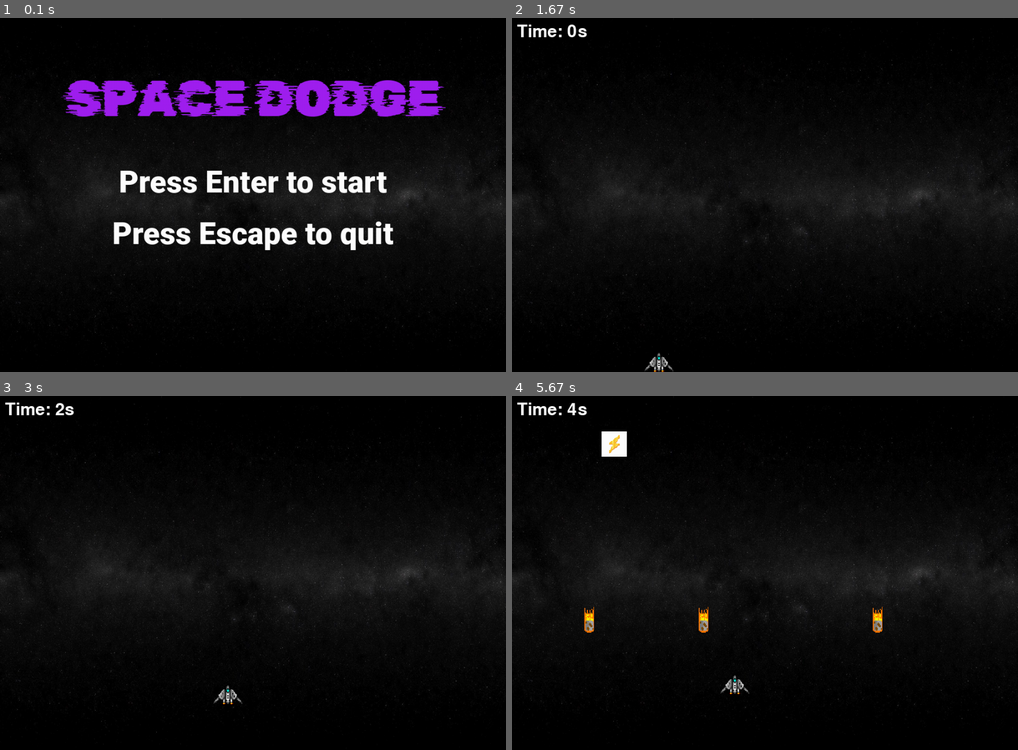
Above: before the commit, frames 1-4 (two rows, left to right).
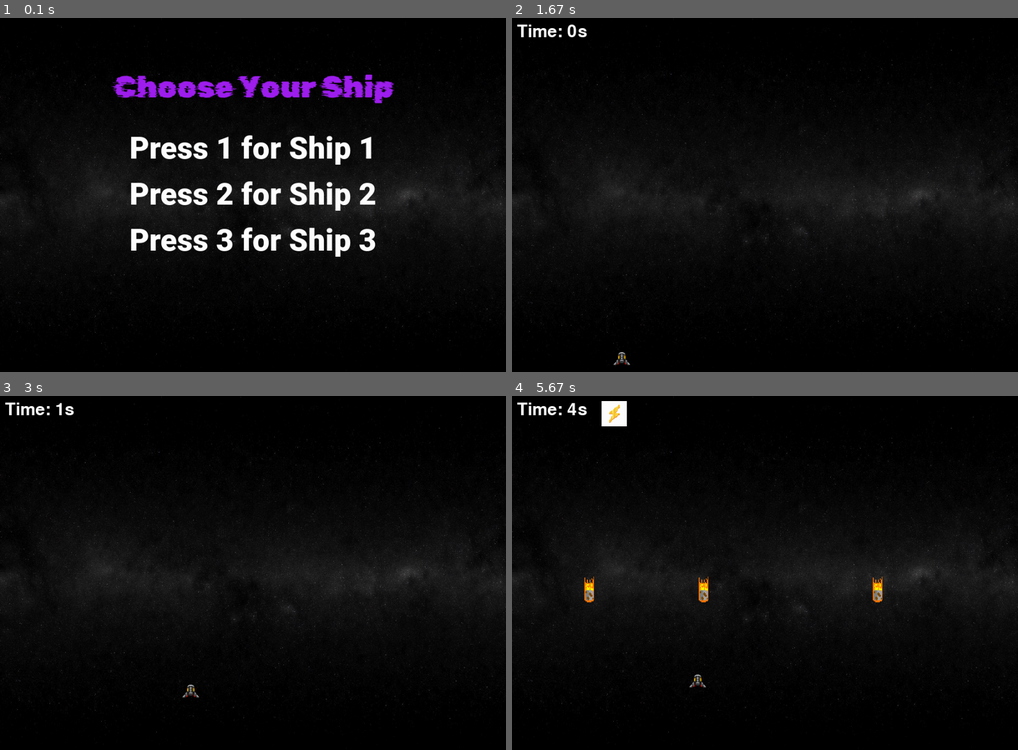
Above: after the commit, the same moments.

Repository: OmarHesham2356/PyGame-Project
Game: pygame game, started from game.py
The game is run twice, just before and just after one commit, with the same random seed, the same clock (stepped at 60 frames per second) and the same inputs.
Inputs:
- Up to frame 1 (0.1 s): no input
- Up to frame 2 (1.67 s): tap 3 at 0.33 s; tap Enter at 0.67 s; hold P 1.1-1.57 s; hold Right 1.1-1.57 s; hold P from 1.6 s (still down)
- Up to frame 3 (3 s): release P at 2.07 s; hold Right 2.1-2.57 s; hold Up 2.6-2.9 s; hold Right from 2.93 s (still down)
- Up to frame 4 (5.67 s): release Right at 3.4 s; hold Left 3.43-3.97 s; hold Down 4-4.3 s; hold Left 4.33-4.73 s; hold Up 4.77-5.13 s; hold Right from 5.17 s (still down)

The runs differ from the first frame. In frame 1, 12% of the frame differs, in the area x 12-89%, y 15-68%; in frame 2, 0.2%; in frame 3, 0.2%; in frame 4, 1.7%.

Commit message:
i added new customization and pause option

Diff:
--- a/game.py
+++ b/game.py
@@ -29,6 +29,14 @@
 
 FONT = pygame.font.SysFont("oswald", 50)
 
+# Load different ship images for customization
+ship_images = [
+    pygame.image.load("Ship.png").convert_alpha(),
+    pygame.image.load("Ship2.png").convert_alpha(),
+    pygame.image.load("Ship3.png").convert_alpha(),
+    # Add more images if needed
+]
+
 def draw_stars(stars):
     star_image = pygame.transform.scale(pygame.image.load("Star.png").convert_alpha(), (STAR_WIDTH, STAR_HEIGHT))
     for star in stars:
@@ -39,8 +47,7 @@
     for powerup in powerups:
         WIN.blit(powerup_image, powerup.topleft)
 
-def draw_player(player):
-    player_image = pygame.transform.scale(pygame.image.load("Ship.png").convert_alpha(), (PLAYER_WIDTH, PLAYER_HEIGHT))
+def draw_player(player, player_image):
     WIN.blit(player_image, player.topleft)
 
 def draw_background():
@@ -50,16 +57,20 @@
     time_text = FONT.render(f"Time: {round(elapsed_time)}s", 1, "white")
     WIN.blit(time_text, (10, 10))
 
-def draw_game(player, elapsed_time, stars, powerups):
+def draw_game(player, elapsed_time, stars, powerups, player_image):
     draw_background()
     draw_text(elapsed_time)
-    draw_player(player)
+    draw_player(player, player_image)
     draw_stars(stars)
     draw_powerups(powerups)
     pygame.display.update()
 
-def get_elapsed_time(start_time):
-    return round(time.time() - start_time)
+def get_elapsed_time(start_time, paused_time):
+    current_time = time.time()
+    if paused_time:
+        return round(paused_time - start_time)
+    return round(current_time - start_time)
+
 
 def game_over_screen():
     game_over_text = FONT.render("Game Over", 1, "red")
@@ -87,6 +98,17 @@
                 elif event.key == pygame.K_q:
                     pygame.quit()
                     sys.exit()
+
+def pause_menu():
+    pause_text = FONT.render("Paused", 1, "white")
+    resume_text = FONT.render("Press P to resume", 1, "white")
+
+    pause_text_pos = (WIDTH // 2 - pause_text.get_width() // 2, 250)
+    resume_text_pos = (WIDTH // 2 - resume_text.get_width() // 2, pause_text_pos[1] + pause_text.get_height() + 70)
+
+    WIN.blit(pause_text, pause_text_pos)
+    WIN.blit(resume_text, resume_text_pos)
+    pygame.display.update()
 
 def start_menu():
     menu_font = pygame.font.Font("Fonts.ttf", 100)
@@ -141,9 +163,51 @@
     if keys[pygame.K_DOWN] and player.y + PLAYER_VEL + player.height <= HEIGHT:
         player.y += PLAYER_VEL
 
+def customization_menu():
+    menu_font = pygame.font.Font("2.ttf", 60)
+    menu_font1 = pygame.font.Font("Fonts.ttf", 60)
+    menu_title = menu_font1.render("Choose Your Ship", 1, "purple")
+    ship_option1 = menu_font.render("Press 1 for Ship 1", 1, "white")
+    ship_option2 = menu_font.render("Press 2 for Ship 2", 1, "white")
+    ship_option3 = menu_font.render("Press 3 for Ship 3", 1, "white")
+    # Add more options if needed
+
+    title_pos = (WIDTH // 2 - menu_title.get_width() // 2, 100)
+    option1_pos = (WIDTH // 2 - ship_option1.get_width() // 2, title_pos[1] + menu_title.get_height() + 50)
+    option2_pos = (WIDTH // 2 - ship_option2.get_width() // 2, option1_pos[1] + ship_option1.get_height() + 20)
+    option3_pos = (WIDTH // 2 - ship_option3.get_width() // 2, option2_pos[1] + ship_option2.get_height() + 20)
+    # Adjust positions for additional options
+
+    WIN.blit(BG, (0, 0))
+    WIN.blit(menu_title, title_pos)
+    WIN.blit(ship_option1, option1_pos)
+    WIN.blit(ship_option2, option2_pos)
+    WIN.blit(ship_option3, option3_pos)
+    # Add blits for additional options
+    pygame.display.update()
+
+    waiting = True
+    while waiting:
+        for event in pygame.event.get():
+            if event.type == pygame.QUIT:
+                pygame.quit()
+                sys.exit()
+            elif event.type == pygame.KEYDOWN:
+                if event.key == pygame.K_1:
+                    return 0  # Index of ship 1 in ship_images list
+                elif event.key == pygame.K_2:
+                    return 1
+                elif event.key == pygame.K_3:
+                    return 2  # Index of ship 2 in ship_images list
+                # Add more key checks for additional options
+
+
 def main():
-    global PLAYER_VEL
+    global PLAYER_VEL, STAR_VELOCITY
     run = True
+    player_image_index = customization_menu()
+    player_image = ship_images[player_image_index]
+
     player = pygame.Rect(200, HEIGHT - PLAYER_HEIGHT, PLAYER_WIDTH, PLAYER_HEIGHT)
     sound_sfx.play()
     clock = pygame.time.Clock()
@@ -151,6 +215,8 @@
     elapsed_time = 0
     powerup_timer = 0
     powerup_active = False
+    last_difficulty_increase = 0
+    paused_time = None  # To store the time when the game is paused
 
     star_add_increment = 3
     powerup_add_increment = 5
@@ -160,12 +226,20 @@
     stars = []
     powerups = []
     hit = False
+    paused = False
 
     while run:
         dt = clock.tick(60) / 1000.0  # Convert to seconds
         star_count += dt
         powerup_count += dt
-        elapsed_time = get_elapsed_time(start_time)
+
+        elapsed_time = get_elapsed_time(start_time, paused_time)
+
+        # Increase difficulty every 30 seconds
+        if elapsed_time - last_difficulty_increase >= 30:
+            STAR_VELOCITY += 1
+            star_add_increment += 1
+            last_difficulty_increase = elapsed_time
 
         if star_count > star_add_increment:
             for _ in range(3):
@@ -183,68 +257,87 @@
             if event.type == pygame.QUIT:
                 run = False
                 break
-
-        handle_input(player)
-
-        for star in stars:
-            star.y += STAR_VELOCITY
-            if star.y > HEIGHT:
-                stars.remove(star)
-            elif star.colliderect(player):
-                stars.remove(star)
-                hit = True
-                break
-
-        for powerup in powerups:
-            powerup.y += POWERUP_VELOCITY
-            if powerup.y > HEIGHT:
-                powerups.remove(powerup)
-            elif player.colliderect(powerup):
-                powerups.remove(powerup)
-                PLAYER_VEL += 2
-                powerup_timer = time.time()
-                powerup_active = True
-
-        if powerup_active and time.time() - powerup_timer > POWERUP_DURATION:
-            # Powerup duration has expired
-            PLAYER_VEL = DEFAULT_PLAYER_VEL
-            powerup_active = False
-
-        if hit:
-            sound2_sfx.play()
-            sound_sfx.stop()
-
-            fade_counter = 0
-            while fade_counter < WIDTH:
-                fade_counter += 10
-                pygame.draw.rect(WIN, BLACK, (0, 0, fade_counter, HEIGHT))
-                pygame.display.update()
-                pygame.time.delay(7)
-
-            elapsed_time = get_elapsed_time(start_time)
-            lost_text = FONT.render(f"You Lost :( Your Score: {elapsed_time}s", 1, "red")
-            lost_text_pos = (320, 300)
-            WIN.blit(lost_text, lost_text_pos)
-
-            pygame.display.update()
-            pygame.time.delay(2000)
-
-            if game_over_screen():
-                sound_sfx.play()
-                player = pygame.Rect(200, HEIGHT - PLAYER_HEIGHT, PLAYER_WIDTH, PLAYER_HEIGHT)
-                start_time = time.time()
-                elapsed_time = 0
-                stars = []
-                powerups = []
-                hit = False
+            elif event.type == pygame.KEYDOWN:
+                if event.key == pygame.K_p:
+                    paused = not paused
+                    if paused:
+                        # Store the time when the game is paused
+                        paused_start_time = time.time()
+                    else:
+                        # Adjust the start_time to account for the time spent in pause
+                        paused_duration = time.time() - paused_start_time
+                        start_time += paused_duration
+                        paused_time = None
+
+        if not paused:
+            handle_input(player)
+
+            for star in stars:
+                star.y += STAR_VELOCITY
+                if star.y > HEIGHT:
+                    stars.remove(star)
+                elif star.colliderect(player):
+                    stars.remove(star)
+                    hit = True
+                    break
+
+            for powerup in powerups:
+                powerup.y += POWERUP_VELOCITY
+                if powerup.y > HEIGHT:
+                    powerups.remove(powerup)
+                elif player.colliderect(powerup):
+                    powerups.remove(powerup)
+                    PLAYER_VEL += 2
+                    powerup_timer = time.time()
+                    powerup_active = True
+
+            if powerup_active and time.time() - powerup_timer > POWERUP_DURATION:
+                # Powerup duration has expired
                 PLAYER_VEL = DEFAULT_PLAYER_VEL
                 powerup_active = False
-            else:
-                break
-
-        draw_game(player, elapsed_time, stars, powerups)
+
+            if hit:
+                sound2_sfx.play()
+                sound_sfx.stop()
+
+                fade_counter = 0
+                while fade_counter < WIDTH:
+                    fade_counter += 10
+                    pygame.draw.rect(WIN, BLACK, (0, 0, fade_counter, HEIGHT))
+                    pygame.display.update()
+                    pygame.time.delay(7)
+
+                elapsed_time = get_elapsed_time(start_time, paused_time)
+                lost_text = FONT.render(f"You Lost :( Your Score: {elapsed_time}s", 1, "red")
+                lost_text_pos = (320, 300)
+                WIN.blit(lost_text, lost_text_pos)
+
+                pygame.display.update()
+                pygame.time.delay(2000)
+
+                if game_over_screen():
+                    sound_sfx.play()
+                    player_image_index = customization_menu()
+                    player_image = ship_images[player_image_index]
+                    player = pygame.Rect(200, HEIGHT - PLAYER_HEIGHT, PLAYER_WIDTH, PLAYER_HEIGHT)
+                    start_time = time.time()
+                    elapsed_time = 0
+                    stars = []
+                    powerups = []
+                    hit = False
+                    PLAYER_VEL = DEFAULT_PLAYER_VEL
+                    powerup_active = False
+                    last_difficulty_increase = elapsed_time
+                    paused_time = None  # Reset paused time
+                else:
+                    break
+
+            draw_game(player, elapsed_time, stars, powerups, player_image)
+        else:
+            pause_menu()
 
     pygame.quit()
+
 
 if __name__ == "__main__":
     main()
Binary file added: Ship2.png
Binary file added: Ship3.png
